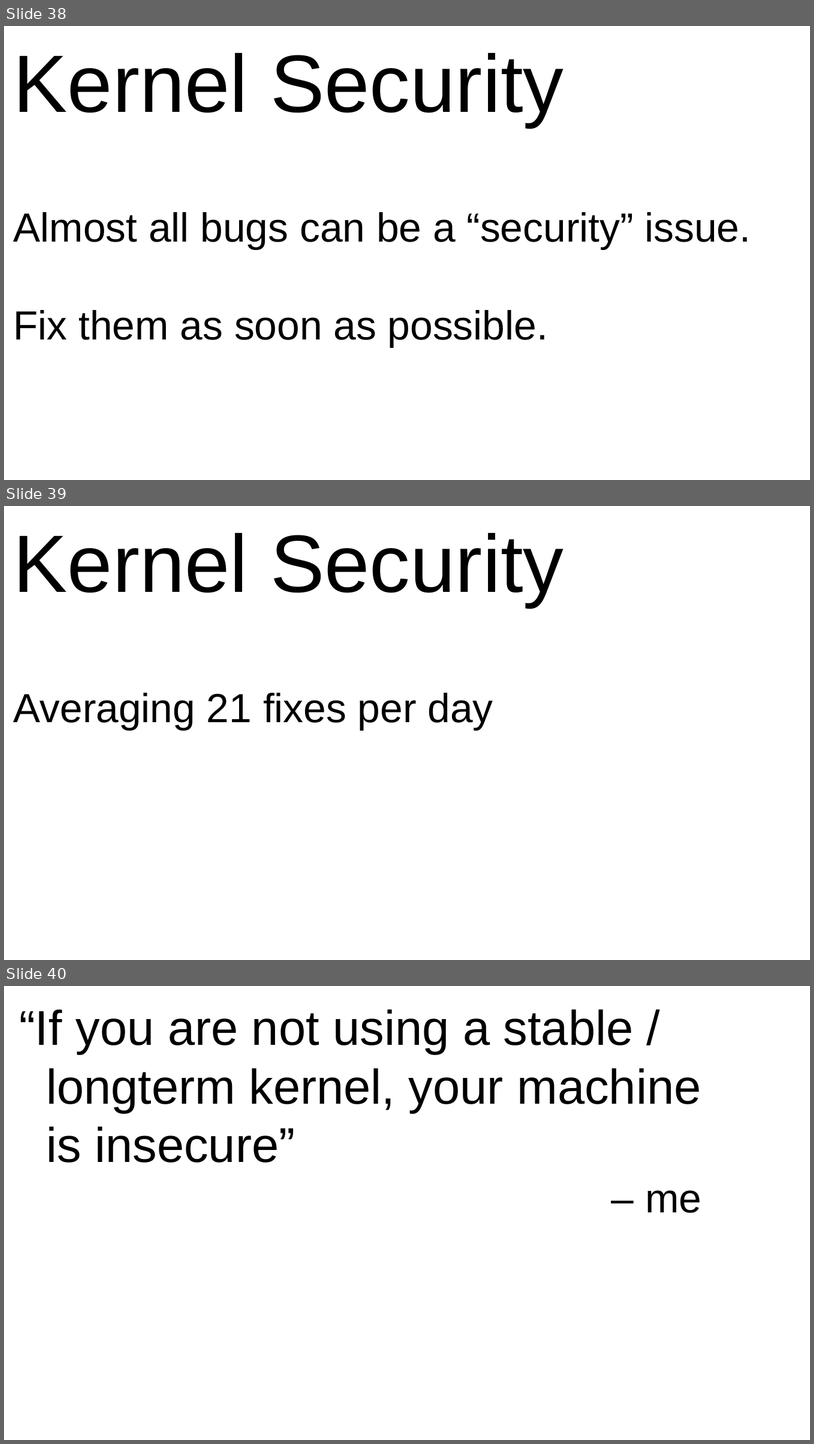
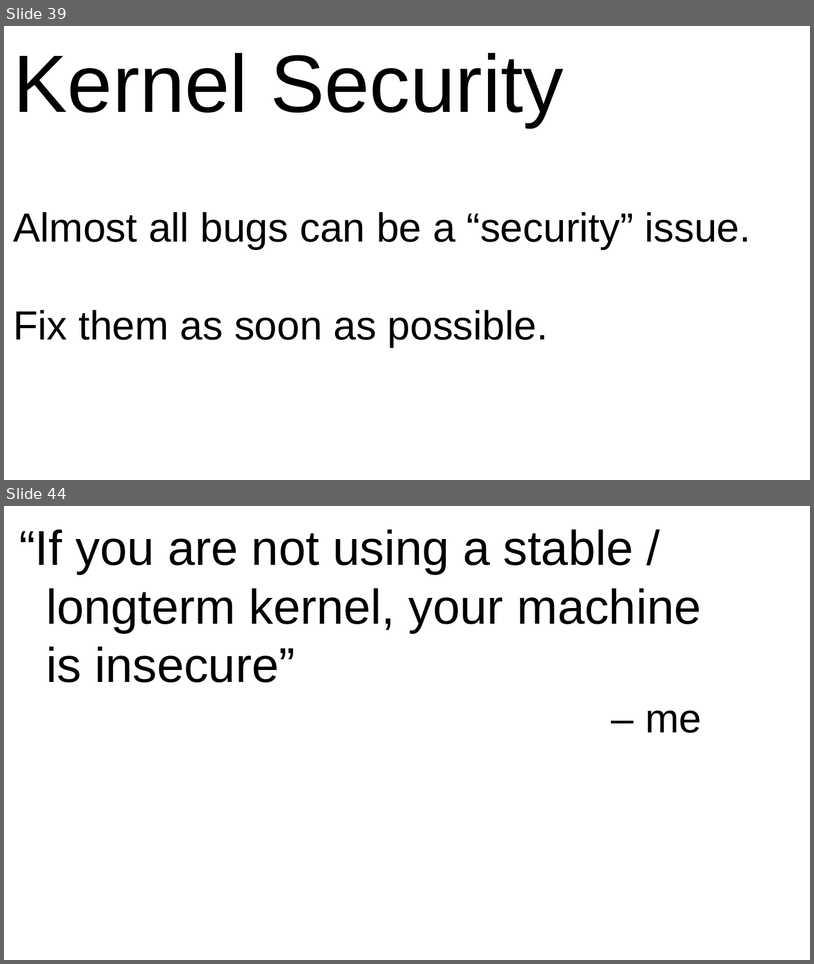
Before and after one commit to gregkh/kernel-development, a slide deck: kernel-development-wide.odp. Shown one above the other, each under a label of ours: slides 38, 39 and 40 before the commit, slides 39 and 44 after it; the slides between them are not shown. The pictures are 814x1444 and 814x964 pixels, drawn with LibreOffice and Linux fonts; fonts in the diff are those of the drawing. Boxes give left, top, right and bottom in pixels: in the first picture for what was removed or moved away, otherwise in the second. Text is boxed around its words. In the diff, an @@ line names an element or a change of style, - is before the commit and + after.

```diff
--- a/kernel-development-wide.odp
+++ b/kernel-development-wide.odp
@@ slide 39 removed at [4,506,810,960], background #FFFFFF @@
@@ text removed at [14,533,564,730] @@
-Kernel Security
-Averaging 21 fixes per day
@@ what was slide 38 is now slide 39 @@
@@ what was slide 40 is now slide 44 @@
```
Also in this commit, not shown: 22 slides changed, 5 slides added, 1 other file.
